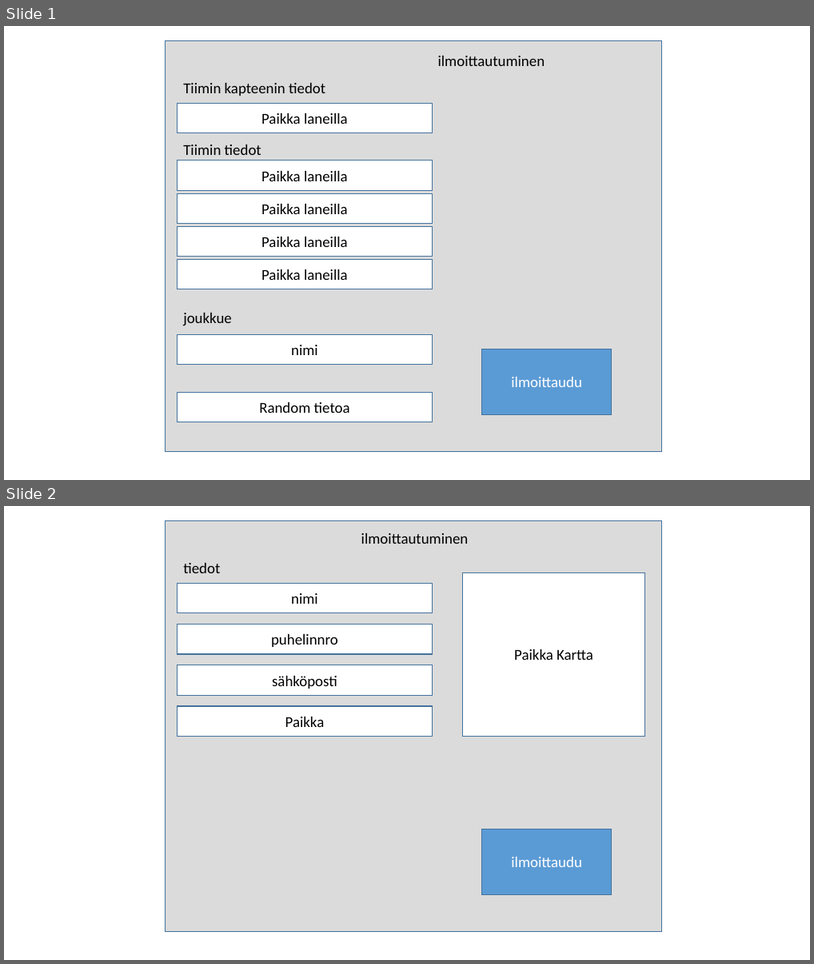
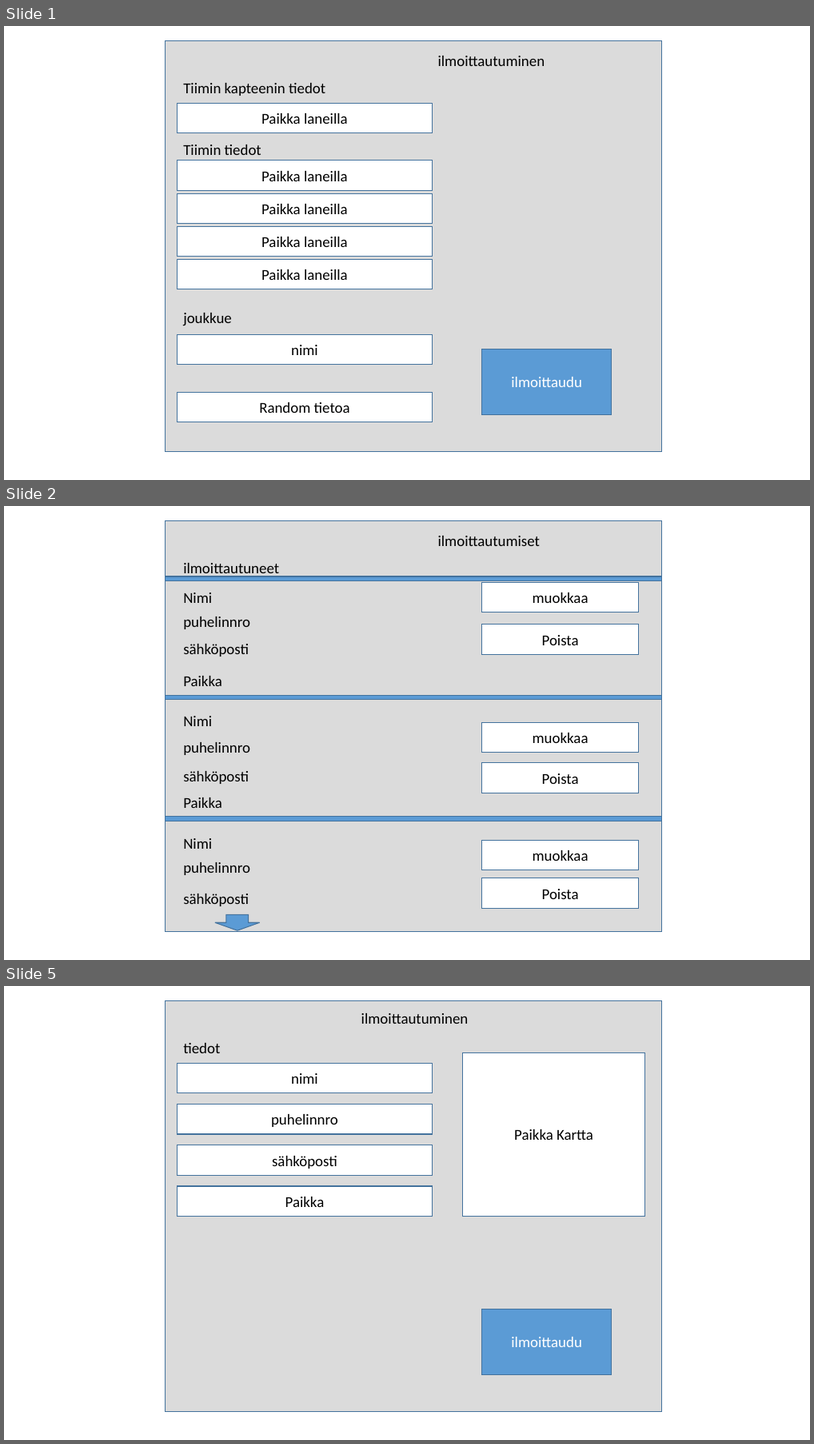
Before and after one commit to njuvonen/leenankurssi, a slide deck: testikansio/Presentation1.pptx. Shown one above the other, each under a label of ours: slides 1 and 2 before the commit, slides 1, 2 and 5 after it; the slides between them are not shown. The pictures are 814x964 and 814x1444 pixels, drawn with LibreOffice and Linux fonts; fonts in the diff are those of the drawing; background and template pictures are left out. Boxes give left, top, right and bottom in pixels: in the first picture for what was removed or moved away, otherwise in the second. Text is boxed around its words. In the diff, an @@ line names an element or a change of style, - is before the commit and + after.

```diff
--- a/testikansio/Presentation1.pptx
+++ b/testikansio/Presentation1.pptx
@@ slide 2 added at bbox=[4, 506, 810, 960], background picture (left out) @@
@@ rectangle added at bbox=[166, 521, 662, 932], fill #D9D9D9 at 92% opacity, outline #43739E 1 pt @@
@@ text added at bbox=[438, 536, 540, 546], 18 pt, text #000000 @@
+ilmoittautumiset
@@ rectangle added at bbox=[166, 576, 662, 580], fill #5B9BD5, outline #43739E 1 pt @@
@@ text added at bbox=[183, 563, 279, 578], 18 pt, text #000000 @@
+ilmoittautuneet
@@ text added at bbox=[183, 592, 212, 603], 18 pt, text #000000 @@
+Nimi
@@ rectangle added at bbox=[482, 583, 639, 612], fill #FFFFFF, outline #43739E 1 pt, 18 pt, text #000000 @@
+muokkaa
@@ text added at bbox=[183, 616, 250, 629], 18 pt, text #000000 @@
+puhelinnro
@@ rectangle added at bbox=[482, 624, 639, 654], fill #FFFFFF, outline #43739E 1 pt, 18 pt, text #000000 @@
+Poista
@@ text added at bbox=[183, 644, 249, 656], 18 pt, text #000000 @@
+sähköposti
@@ rectangle added at bbox=[166, 695, 662, 699], fill #5B9BD5, outline #43739E 1 pt @@
@@ text added at bbox=[183, 676, 222, 686], 18 pt, text #000000 @@
+Paikka
@@ text added at bbox=[183, 716, 212, 726], 18 pt, text #000000 @@
+Nimi
@@ text added at bbox=[183, 742, 250, 755], 18 pt, text #000000 @@
+puhelinnro
@@ rectangle added at bbox=[482, 722, 639, 752], fill #FFFFFF, outline #43739E 1 pt, 18 pt, text #000000 @@
+muokkaa
@@ rectangle added at bbox=[482, 763, 639, 792], fill #FFFFFF, outline #43739E 1 pt, 18 pt, text #000000 @@
+Poista
@@ text added at bbox=[183, 771, 249, 784], 18 pt, text #000000 @@
+sähköposti
@@ rectangle added at bbox=[166, 816, 662, 820], fill #5B9BD5, outline #43739E 1 pt @@
@@ text added at bbox=[183, 797, 222, 808], 18 pt, text #000000 @@
+Paikka
@@ text added at bbox=[183, 838, 212, 848], 18 pt, text #000000 @@
+Nimi
@@ rectangle added at bbox=[482, 840, 639, 870], fill #FFFFFF, outline #43739E 1 pt, 18 pt, text #000000 @@
+muokkaa
@@ text added at bbox=[183, 862, 250, 875], 18 pt, text #000000 @@
+puhelinnro
@@ rectangle added at bbox=[482, 878, 639, 908], fill #FFFFFF, outline #43739E 1 pt, 18 pt, text #000000 @@
+Poista
@@ text added at bbox=[183, 893, 249, 906], 18 pt, text #000000 @@
+sähköposti
@@ down arrow added at bbox=[215, 914, 260, 930], fill #5B9BD5, outline #43739E 1 pt @@
@@ what was slide 2 is now slide 5 @@
```
Also in this commit, not shown: 2 other slides added, 3 other files.
